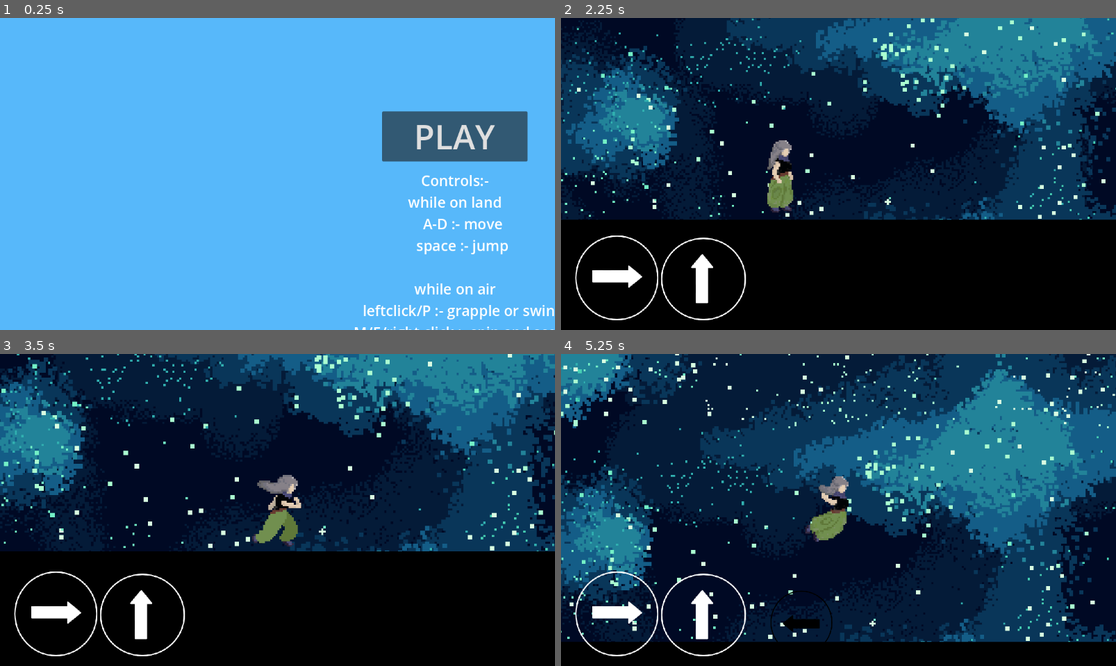
Above: before the commit, frames 1-4 (two rows, left to right).
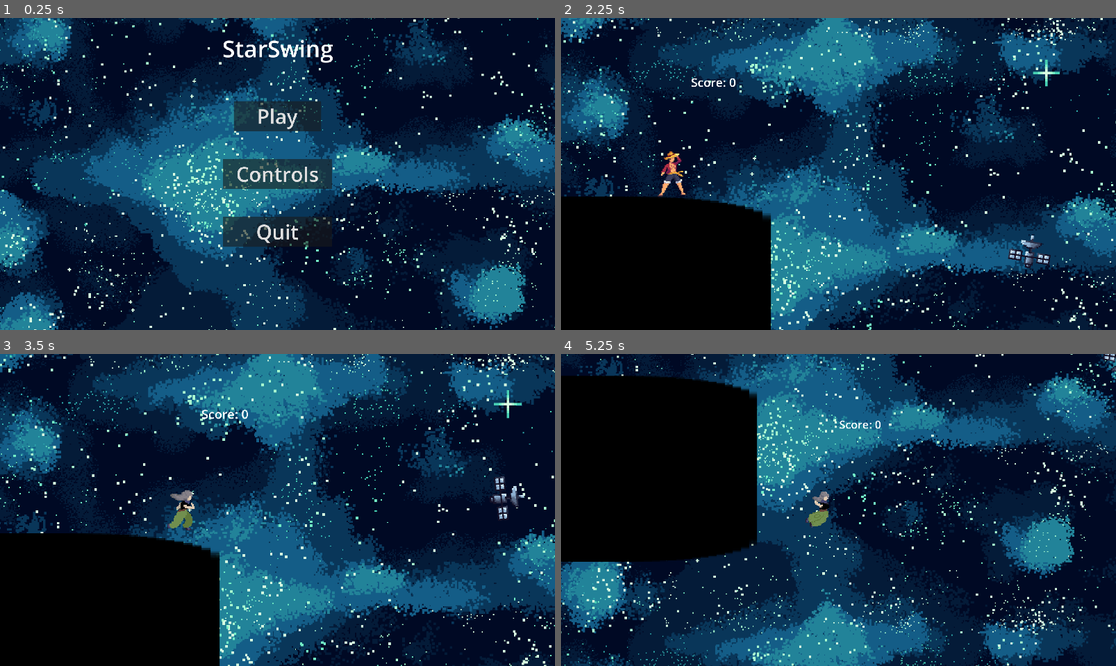
Above: after the commit, the same moments.

Repository: Shubh-2799/rep
Game: Godot game, scene res://mainmenu.tscn
The game is run twice, just before and just after one commit, with the same random seed, the same clock (stepped at 60 frames per second) and the same inputs. Before the commit the project starts from res://controls.tscn. The engine's default icon, where the game draws it, is replaced by a stand-in: a white triangle on a blue panel in a dark square.
Inputs (mouse positions are in pixels of both pictures, inside the frame that each line leads up to):
- Up to frame 1 (0.25 s): no input
- Up to frame 2 (2.25 s): click (838, 174) at 0.5 s, where only the run after the commit has a clickable "Controls"; click (838, 258) at 1.25 s, where only the run after the commit has a clickable "BACK"; click "PLAY" (after the commit: "Play") at 2 s
- Up to frame 3 (3.5 s): move the mouse to (399, 494) at 2.77 s; hold Right (ui_right) from 2.78 s (still down); hold M (flip) from 2.78 s (still down); tap F (dash) at 2.85 s
- Up to frame 4 (5.25 s): move the mouse to (727, 525) at 3.52 s; release M (flip) at 3.53 s; tap M (flip) at 3.6 s; click (727, 525) at 3.8 s; move the mouse to (894, 441) at 4.27 s; release Right (ui_right) at 4.28 s; hold Left (ui_left) 4.28-5.03 s; click (894, 441) at 4.35 s; tap Space (spacebar) at 4.55, 5.1 s; move the mouse to (810, 572) at 5.02 s; hold Right (ui_right) from 5.03 s (still down)

The runs differ from the first frame. In frame 1, 100% of the frame differs, in the area x 0-100%, y 0-100%; in frame 2, 65%; in frame 3, 62%; in frame 4, 78%.

Commit message:
main menu concept

Diff:
--- a/a.gd
+++ b/a.gd
@@ -13,3 +13,7 @@
 
 func _on_button_pressed() -> void:
 	get_tree().change_scene_to_file("res://node_2d.tscn")
+
+
+func _on_mainmenu_pressed() -> void:
+	get_tree().change_scene_to_file("res://mainmenu.tscn")
--- a/a.tscn
+++ b/a.tscn
@@ -1,43 +1,109 @@
-[gd_scene load_steps=4 format=3 uid="uid://bu2qyavledtmi"]
+[gd_scene load_steps=9 format=3 uid="uid://bu2qyavledtmi"]
 
 [ext_resource type="Script" path="res://a.gd" id="1_6dpg8"]
-[ext_resource type="Texture2D" uid="uid://dl5e86vak13bh" path="res://Glacial-mountains-parallax-background_vnitti/Layers/sky_lightened.png" id="2_1aru6"]
+[ext_resource type="Texture2D" uid="uid://drnu8mdcqlvvd" path="res://parallax/webp/space_background6.webp" id="2_mtkki"]
+[ext_resource type="Texture2D" uid="uid://dj12gf74154gn" path="res://parallax/webp/space_background5.webp" id="3_0bpt8"]
 [ext_resource type="Script" path="res://awq.gd" id="3_wsqkw"]
+[ext_resource type="Texture2D" uid="uid://debo3vmqp07g4" path="res://parallax/webp/space_background4.webp" id="4_0yo36"]
+[ext_resource type="Texture2D" uid="uid://cpdubros36ch6" path="res://parallax/webp/space_background3.webp" id="5_qsbpn"]
+[ext_resource type="Texture2D" uid="uid://c7qotarkh3nxk" path="res://parallax/webp/space_background2.webp" id="6_qu6y2"]
+[ext_resource type="Texture2D" uid="uid://bam80hche0sop" path="res://parallax/webp/space_background1.webp" id="7_m440t"]
 
 [node name="CanvasLayer" type="CanvasLayer"]
 script = ExtResource("1_6dpg8")
 
-[node name="TextureRect" type="TextureRect" parent="."]
-offset_right = 1980.0
-offset_bottom = 1080.0
-texture = ExtResource("2_1aru6")
+[node name="Sprite2D" type="Sprite2D" parent="."]
+self_modulate = Color(1, 1, 1, 0.643137)
+position = Vector2(1442, 553)
+scale = Vector2(4, 4)
+texture = ExtResource("2_mtkki")
 
-[node name="Button" type="Button" parent="."]
-offset_left = 871.0
-offset_top = 667.0
-offset_right = 1240.0
-offset_bottom = 804.0
+[node name="Sprite2D2" type="Sprite2D" parent="."]
+self_modulate = Color(1, 1, 1, 0.643137)
+position = Vector2(1442, 553)
+scale = Vector2(4, 4)
+texture = ExtResource("3_0bpt8")
+
+[node name="Sprite2D3" type="Sprite2D" parent="."]
+self_modulate = Color(1, 1, 1, 0.643137)
+position = Vector2(1442, 553)
+scale = Vector2(4, 4)
+texture = ExtResource("4_0yo36")
+
+[node name="Sprite2D4" type="Sprite2D" parent="."]
+self_modulate = Color(1, 1, 1, 0.643137)
+position = Vector2(1442, 553)
+scale = Vector2(4, 4)
+texture = ExtResource("5_qsbpn")
+
+[node name="Sprite2D5" type="Sprite2D" parent="."]
+self_modulate = Color(1, 1, 1, 0.643137)
+position = Vector2(1442, 553)
+scale = Vector2(4, 4)
+texture = ExtResource("6_qu6y2")
+
+[node name="Sprite2D6" type="Sprite2D" parent="."]
+self_modulate = Color(1, 1, 1, 0.643137)
+position = Vector2(1442, 553)
+scale = Vector2(4, 4)
+texture = ExtResource("7_m440t")
+
+[node name="Retry" type="Button" parent="."]
+anchors_preset = 8
+anchor_left = 0.5
+anchor_top = 0.5
+anchor_right = 0.5
+anchor_bottom = 0.5
+offset_left = -183.0
+offset_top = 54.0
+offset_right = 186.0
+offset_bottom = 191.0
+grow_horizontal = 2
+grow_vertical = 2
 theme_override_font_sizes/font_size = 50
 text = "RETRY"
 
+[node name="Mainmenu" type="Button" parent="."]
+anchors_preset = 8
+anchor_left = 0.5
+anchor_top = 0.5
+anchor_right = 0.5
+anchor_bottom = 0.5
+offset_left = -183.0
+offset_top = 254.0
+offset_right = 186.0
+offset_bottom = 391.0
+grow_horizontal = 2
+grow_vertical = 2
+theme_override_font_sizes/font_size = 50
+text = "Main Menu"
+
 [node name="Label" type="Label" parent="."]
-offset_left = 535.0
-offset_top = 179.0
-offset_right = 1572.0
-offset_bottom = 380.0
+anchors_preset = 5
+anchor_left = 0.5
+anchor_right = 0.5
+offset_left = -518.5
+offset_right = 518.5
+offset_bottom = 201.0
+grow_horizontal = 2
 theme_override_font_sizes/font_size = 100
 text = "DED"
 horizontal_alignment = 1
 vertical_alignment = 1
 
 [node name="Label2" type="Label" parent="."]
-offset_left = 702.0
-offset_top = 417.0
-offset_right = 1335.0
-offset_bottom = 573.0
+anchors_preset = 5
+anchor_left = 0.5
+anchor_right = 0.5
+offset_left = -326.0
+offset_top = 285.0
+offset_right = 307.0
+offset_bottom = 441.0
+grow_horizontal = 2
 theme_override_font_sizes/font_size = 50
 horizontal_alignment = 1
 vertical_alignment = 1
 script = ExtResource("3_wsqkw")
 
-[connection signal="pressed" from="Button" to="." method="_on_button_pressed"]
+[connection signal="pressed" from="Retry" to="." method="_on_button_pressed"]
+[connection signal="pressed" from="Mainmenu" to="." method="_on_mainmenu_pressed"]
--- a/camera_2d.gd
+++ b/camera_2d.gd
@@ -13,10 +13,10 @@
 
 # Called every frame. 'delta' is the elapsed time since the previous frame.
 func _process(delta: float) -> void:
-	var speed = player.velocity.length()
-	if player.velocity.y < 0:
+	var speed = player.velocity.length() * 0.7
+	if not player.velocity.x == 95:
 		var t = clamp(speed/max_speed , 0.0 , 1.0)
 		var target_zoom = min_zoom.lerp(max_zoom , t)
-		zoom = zoom.lerp(target_zoom,1.0 * delta)
+		zoom = zoom.lerp(target_zoom,1.0* delta)
 	else:
 		zoom = zoom.lerp(Vector2(1.2,1.2), 1.0 * delta)
--- a/controls.gd
+++ b/controls.gd
@@ -3,7 +3,9 @@
 
 # Called when the node enters the scene tree for the first time.
 func _ready() -> void:
-	pass # Replace with function body.
+	$Back.visible = false
+	$Back.disabled = true
+	$Label.visible = false
 
 
 # Called every frame. 'delta' is the elapsed time since the previous frame.
@@ -13,3 +15,33 @@
 
 func _on_button_pressed() -> void:
 	get_tree().change_scene_to_file("res://node_2d.tscn")
+
+
+func _on_quit_pressed() -> void:
+	get_tree().quit()
+
+
+func _on_controls_pressed() -> void:
+	$StarSwing.visible = false
+	$Play.visible = false
+	$Play.disabled = true
+	$Controls.visible = false
+	$Controls.disabled = true
+	$Quit.visible = false
+	$Quit.disabled = true
+	$Back.visible = true
+	$Back.disabled = false
+	$Label.visible = true
+
+
+func _on_back_pressed() -> void:
+	$StarSwing.visible = true
+	$Play.visible = true
+	$Play.disabled = false
+	$Controls.visible = true
+	$Controls.disabled = false
+	$Quit.visible = true
+	$Quit.disabled = false
+	$Back.visible = false
+	$Back.disabled = true
+	$Label.visible = false
--- a/controls.tscn
+++ /dev/null
@@ -1,41 +0,0 @@
-[gd_scene load_steps=3 format=3 uid="uid://d1anyf7w3dqas"]
-
-[ext_resource type="Script" path="res://controls.gd" id="1_3wfta"]
-[ext_resource type="Texture2D" uid="uid://dl5e86vak13bh" path="res://Glacial-mountains-parallax-background_vnitti/Layers/sky_lightened.png" id="1_45nsa"]
-
-[node name="CanvasLayer" type="CanvasLayer"]
-script = ExtResource("1_3wfta")
-
-[node name="TextureRect" type="TextureRect" parent="."]
-offset_right = 1980.0
-offset_bottom = 1080.0
-texture = ExtResource("1_45nsa")
-
-[node name="Button" type="Button" parent="."]
-offset_left = 793.0
-offset_top = 194.0
-offset_right = 1095.0
-offset_bottom = 283.0
-theme_override_font_sizes/font_size = 70
-text = "PLAY"
-
-[node name="Label" type="Label" parent="."]
-offset_left = 368.0
-offset_top = 213.0
-offset_right = 1521.0
-offset_bottom = 867.0
-theme_override_font_sizes/font_size = 30
-text = "Controls:-
-while on land
-    A-D :- move
-    space :- jump
-
-while on air
-    leftclick/P :- grapple or swing
-    M/E/right click :- spin and score
-    F/Shift/Ctrl :- dash
-while dashing, your player is [title card]"
-horizontal_alignment = 1
-vertical_alignment = 1
-
-[connection signal="pressed" from="Button" to="." method="_on_button_pressed"]
--- a/grapple.gd
+++ b/grapple.gd
@@ -50,6 +50,7 @@
 			if Input.is_action_just_pressed("left click"):
 				pass
 		if Input.is_action_just_pressed("left click"):
+			raycast.force_shapecast_update()
 			if raycast.is_colliding():
 				collider = raycast.get_collider(0)
 				$"../AnimatedSprite2D".flip_h = false
--- /dev/null
+++ b/mainmenu.tscn
@@ -0,0 +1,145 @@
+[gd_scene load_steps=8 format=3 uid="uid://d1anyf7w3dqas"]
+
+[ext_resource type="Script" path="res://controls.gd" id="1_wn4qo"]
+[ext_resource type="Texture2D" uid="uid://drnu8mdcqlvvd" path="res://parallax/webp/space_background6.webp" id="2_uobxs"]
+[ext_resource type="Texture2D" uid="uid://dj12gf74154gn" path="res://parallax/webp/space_background5.webp" id="3_ivvq0"]
+[ext_resource type="Texture2D" uid="uid://debo3vmqp07g4" path="res://parallax/webp/space_background4.webp" id="4_m6njn"]
+[ext_resource type="Texture2D" uid="uid://cpdubros36ch6" path="res://parallax/webp/space_background3.webp" id="5_qexim"]
+[ext_resource type="Texture2D" uid="uid://c7qotarkh3nxk" path="res://parallax/webp/space_background2.webp" id="6_rmcuu"]
+[ext_resource type="Texture2D" uid="uid://bam80hche0sop" path="res://parallax/webp/space_background1.webp" id="7_hkeev"]
+
+[node name="CanvasLayer" type="CanvasLayer"]
+script = ExtResource("1_wn4qo")
+
+[node name="Sprite2D" type="Sprite2D" parent="."]
+position = Vector2(1442, 553)
+scale = Vector2(4, 4)
+texture = ExtResource("2_uobxs")
+
+[node name="Sprite2D2" type="Sprite2D" parent="."]
+position = Vector2(1442, 553)
+scale = Vector2(4, 4)
+texture = ExtResource("3_ivvq0")
+
+[node name="Sprite2D3" type="Sprite2D" parent="."]
+position = Vector2(1442, 553)
+scale = Vector2(4, 4)
+texture = ExtResource("4_m6njn")
+
+[node name="Sprite2D4" type="Sprite2D" parent="."]
+position = Vector2(1442, 553)
+scale = Vector2(4, 4)
+texture = ExtResource("5_qexim")
+
+[node name="Sprite2D5" type="Sprite2D" parent="."]
+position = Vector2(1442, 553)
+scale = Vector2(4, 4)
+texture = ExtResource("6_rmcuu")
+
+[node name="Sprite2D6" type="Sprite2D" parent="."]
+position = Vector2(1442, 553)
+scale = Vector2(4, 4)
+texture = ExtResource("7_hkeev")
+
+[node name="Play" type="Button" parent="."]
+anchors_preset = 8
+anchor_left = 0.5
+anchor_top = 0.5
+anchor_right = 0.5
+anchor_bottom = 0.5
+offset_left = -151.0
+offset_top = -252.0
+offset_right = 151.0
+offset_bottom = -148.0
+grow_horizontal = 2
+grow_vertical = 2
+theme_override_font_sizes/font_size = 70
+text = "Play
+"
+
+[node name="Controls" type="Button" parent="."]
+anchors_preset = 8
+anchor_left = 0.5
+anchor_top = 0.5
+anchor_right = 0.5
+anchor_bottom = 0.5
+offset_left = -189.0
+offset_top = -52.0
+offset_right = 189.0
+offset_bottom = 52.0
+grow_horizontal = 2
+grow_vertical = 2
+theme_override_font_sizes/font_size = 70
+text = "Controls"
+
+[node name="Quit" type="Button" parent="."]
+anchors_preset = 8
+anchor_left = 0.5
+anchor_top = 0.5
+anchor_right = 0.5
+anchor_bottom = 0.5
+offset_left = -189.0
+offset_top = 148.0
+offset_right = 189.0
+offset_bottom = 252.0
+grow_horizontal = 2
+grow_vertical = 2
+theme_override_font_sizes/font_size = 70
+text = "Quit
+"
+
+[node name="Back" type="Button" parent="."]
+visible = false
+anchors_preset = 8
+anchor_left = 0.5
+anchor_top = 0.5
+anchor_right = 0.5
+anchor_bottom = 0.5
+offset_left = -189.0
+offset_top = 242.0
+offset_right = 189.0
+offset_bottom = 346.0
+grow_horizontal = 2
+grow_vertical = 2
+theme_override_font_sizes/font_size = 70
+text = "BACK"
+
+[node name="Label" type="Label" parent="."]
+visible = false
+anchors_preset = 5
+anchor_left = 0.5
+anchor_right = 0.5
+offset_left = -576.5
+offset_right = 576.5
+offset_bottom = 854.0
+grow_horizontal = 2
+theme_override_font_sizes/font_size = 30
+text = "Controls:-
+while on land
+    A-D :- move
+    space :- jump
+
+while on air
+    leftclick/P :- grapple or swing
+    M/E/right click :- spin and score
+    F/Shift/Ctrl :- dash
+while dashing, your player is [title card]"
+horizontal_alignment = 1
+vertical_alignment = 1
+
+[node name="StarSwing" type="Label" parent="."]
+anchors_preset = 5
+anchor_left = 0.5
+anchor_right = 0.5
+offset_left = -191.5
+offset_top = 50.0
+offset_right = 191.5
+offset_bottom = 160.0
+grow_horizontal = 2
+theme_override_font_sizes/font_size = 80
+text = "StarSwing"
+
+[connection signal="pressed" from="Play" to="." method="_on_button_pressed"]
+[connection signal="pressed" from="Controls" to="." method="_on_controls_pressed"]
+[connection signal="pressed" from="Quit" to="." method="_on_quit_pressed"]
+[connection signal="pressed" from="Back" to="." method="_on_back_pressed"]
--- a/node_2d.gd
+++ b/node_2d.gd
@@ -3,11 +3,9 @@
 @export var obstacle_scene: PackedScene
 @export var satellite_scene: PackedScene
 @export var spinasteroid_scene: PackedScene
-@export var static_body_scene: PackedScene  # Preloaded StaticBody2D scene
-@export var spawn_distance: float = 500  # Distance ahead of player to spawn
+@export var static_body_scene: PackedScene  # Preloaded StaticBody2D scene# Distance ahead of player to spawn
 @export var despawn_distance: float = 700  # Distance behind player to despawn
 @export var min_gap: float = 100  # Minimum gap between spawns
-@export var object_count: int = 10
 var new_body_name
 var dedzone: int = 2000
 var player: CharacterBody2D
@@ -64,14 +62,11 @@
 	despawn_old_objects()
 
 func spawn_if_needed():
-	if new_body_name == "platform":
-		spawn_distance = 3400
-	else:
-		spawn_distance = 1000
+	var spawn_distance = clamp(player.velocity.length() * 2 , 1200 , 2000)
+	var num_to_spawn := 50
 
-	var num_to_spawn := 6
-
-	if player.global_position.x + spawn_distance > last_spawn_x + min_gap and object_count >= num_to_spawn:
+	# Only check distance, not object_count
+	if player.global_position.x + spawn_distance > last_spawn_x + min_gap:
 		var current_y = player.global_position.y + randf_range(-3600, -1600)
 
 		for i in range(num_to_spawn):
@@ -79,12 +74,11 @@
 			var new_body
 			var new_body_name: String
 
-			# Instantiate based on selection
 			if selection == 21 and platformspawning:
 				new_body = street_lamp_scene.instantiate()
 				new_body_name = "platform"
 			elif selection == 3:
-				var obstacle_selection = randi_range(1,4)
+				var obstacle_selection = randi_range(1, 4)
 				if obstacle_selection == 1:
 					new_body = satellite_scene.instantiate()
 					new_body_name = "satellite"
@@ -101,34 +95,34 @@
 			# Scaling
 			var xscale: float
 			var yscale: float
-			if selection != 2:
-				if new_body_name == "obstacle":
-					xscale = randf_range(0.01 , 0.02)
-					yscale = randf_range(0.08 , 0.1)
-				elif new_body_name == "satellite":
-					xscale = 5
-					yscale = 5
-				elif new_body_name == "spinasteroid":
-					xscale = 2
-					yscale = 2
-				else:
-					xscale = 0.059
-					yscale = 0.415
+			if new_body_name == "obstacle":
+				xscale = randf_range(0.01 , 0.02)
+				yscale = randf_range(0.08 , 0.1)
+			elif new_body_name == "satellite":
+				xscale = 5
+				yscale = 5
+			elif new_body_name == "spinasteroid":
+				xscale = 2
+				yscale = 2
 			elif new_body_name == "platform":
 				xscale = randf_range(-0.7, -0.9)
 				yscale = 0.03
+			else:
+				xscale = 0.059
+				yscale = 0.415
 
 			new_body.scale = Vector2(xscale, yscale)
 
-			# Y-position variation
+			# Y-position
 			if new_body_name == "spinasteroid":
 				current_y += randf_range(100, 400)
 			else:
 				current_y += randf_range(500, 1000)
 
-			# X-position with slight random offset
+			# X-position
+			var x_pos: float
 			if new_body_name == "spinasteroid":
-				x_pos = player.global_position.x + spawn_distance + randf_range(1000,1200)
+				x_pos = player.global_position.x + spawn_distance + randf_range(1000, 1200)
 			else:
 				x_pos = player.global_position.x + spawn_distance + randf_range(-100, 100)
 
@@ -142,13 +136,11 @@
 			add_child(new_body)
 			spawned_objects.append(new_body)
 			last_spawn_x = max(last_spawn_x, new_body.global_position.x)
-			object_count -= 1
 
 func despawn_old_objects():
 	for obj in spawned_objects:
 		if obj.global_position.x < player.global_position.x - despawn_distance:
 			obj.queue_free()
-			object_count += 1
 			spawned_objects.erase(obj)
 
 
--- a/node_2d.tscn
+++ b/node_2d.tscn
@@ -30,13 +30,11 @@
 satellite_scene = ExtResource("17_g8w02")
 spinasteroid_scene = ExtResource("18_2e5kv")
 static_body_scene = ExtResource("2_c3sqa")
-spawn_distance = 1000.0
-despawn_distance = 2000.0
+despawn_distance = 1600.0
 min_gap = 500.0
-object_count = 30
 
 [node name="CharacterBody2D" parent="." instance=ExtResource("4_1ihy7")]
-position = Vector2(443, 154)
+position = Vector2(373, 268)
 
 [node name="Camera2D" type="Camera2D" parent="CharacterBody2D"]
 position = Vector2(-3.05176e-05, 3.05176e-05)
@@ -53,7 +51,7 @@
 offset_bottom = 25.6176
 
 [node name="StaticBody2D3" type="StaticBody2D" parent="."]
-position = Vector2(44, 595)
+position = Vector2(-1112, 686)
 scale = Vector2(2.09797, -5.23054)
 collision_layer = 4
 collision_mask = 4
@@ -83,7 +81,6 @@
 script = ExtResource("5_hyhja")
 
 [node name="Label3" type="Label" parent="."]
-visible = false
 offset_left = 1770.0
 offset_top = 402.0
 offset_right = 1865.0
@@ -94,7 +91,6 @@
 vertical_alignment = 1
 
 [node name="Label2" type="Label" parent="."]
-visible = false
 offset_left = 1976.0
 offset_top = 180.0
 offset_right = 2235.0
--- a/player.tscn
+++ b/player.tscn
@@ -1,10 +1,10 @@
-[gd_scene load_steps=39 format=3 uid="uid://c04vtr65erpfu"]
+[gd_scene load_steps=58 format=3 uid="uid://c04vtr65erpfu"]
 
 [ext_resource type="Script" path="res://character_body_2d.gd" id="1_o5ldr"]
 [ext_resource type="Texture2D" uid="uid://kd6bkiwxiixv" path="res://dash-0002.png" id="2_vj5d7"]
-[ext_resource type="Texture2D" uid="uid://b4ovc783j7ggq" path="res://Sprite-idle-Sheet (1).png" id="2_wswbc"]
 [ext_resource type="Script" path="res://grapple.gd" id="3_mhyeh"]
 [ext_resource type="Texture2D" uid="uid://dluhf32xosvfe" path="res://jump_and_fall_ (1).png" id="3_nf1p1"]
+[ext_resource type="Texture2D" uid="uid://cmynubsrh4xis" path="res://luffy_-Sheet.webp" id="4_1f47x"]
 [ext_resource type="Texture2D" uid="uid://n88f7tkm3jow" path="res://run-Sheet.png" id="4_gch6q"]
 [ext_resource type="Script" path="res://label_3.gd" id="5_8j2b2"]
 [ext_resource type="Texture2D" uid="uid://cb43qadyt105d" path="res://swing_sprites.png" id="5_76hex"]
@@ -17,17 +17,93 @@
 atlas = ExtResource("3_nf1p1")
 region = Rect2(81, 0, 33, 49)
 
-[sub_resource type="AtlasTexture" id="AtlasTexture_syy2b"]
-atlas = ExtResource("2_wswbc")
-region = Rect2(21, 0, 21, 49)
-
-[sub_resource type="AtlasTexture" id="AtlasTexture_futgj"]
-atlas = ExtResource("2_wswbc")
-region = Rect2(84, 0, 21, 49)
-
-[sub_resource type="AtlasTexture" id="AtlasTexture_ygfft"]
-atlas = ExtResource("2_wswbc")
-region = Rect2(147, 0, 21, 49)
+[sub_resource type="AtlasTexture" id="AtlasTexture_og1p6"]
+atlas = ExtResource("4_1f47x")
+region = Rect2(0, 0, 29, 45)
+
+[sub_resource type="AtlasTexture" id="AtlasTexture_tk6nq"]
+atlas = ExtResource("4_1f47x")
+region = Rect2(29, 0, 29, 45)
+
+[sub_resource type="AtlasTexture" id="AtlasTexture_q12tc"]
+atlas = ExtResource("4_1f47x")
+region = Rect2(58, 0, 29, 45)
+
+[sub_resource type="AtlasTexture" id="AtlasTexture_3koe5"]
+atlas = ExtResource("4_1f47x")
+region = Rect2(87, 0, 29, 45)
+
+[sub_resource type="AtlasTexture" id="AtlasTexture_f86ax"]
+atlas = ExtResource("4_1f47x")
+region = Rect2(116, 0, 29, 45)
+
+[sub_resource type="AtlasTexture" id="AtlasTexture_pju4p"]
+atlas = ExtResource("4_1f47x")
+region = Rect2(145, 0, 29, 45)
+
+[sub_resource type="AtlasTexture" id="AtlasTexture_mg2sw"]
+atlas = ExtResource("4_1f47x")
+region = Rect2(174, 0, 29, 45)
+
+[sub_resource type="AtlasTexture" id="AtlasTexture_wu2op"]
+atlas = ExtResource("4_1f47x")
+region = Rect2(203, 0, 29, 45)
+
+[sub_resource type="AtlasTexture" id="AtlasTexture_w7sba"]
+atlas = ExtResource("4_1f47x")
+region = Rect2(232, 0, 29, 45)
+
+[sub_resource type="AtlasTexture" id="AtlasTexture_mgp0g"]
+atlas = ExtResource("4_1f47x")
+region = Rect2(261, 0, 29, 45)
+
+[sub_resource type="AtlasTexture" id="AtlasTexture_lg0iw"]
+atlas = ExtResource("4_1f47x")
+region = Rect2(290, 0, 29, 45)
+
+[sub_resource type="AtlasTexture" id="AtlasTexture_fid71"]
+atlas = ExtResource("4_1f47x")
+region = Rect2(319, 0, 29, 45)
+
+[sub_resource type="AtlasTexture" id="AtlasTexture_8yxy0"]
+atlas = ExtResource("4_1f47x")
+region = Rect2(348, 0, 29, 45)
+
+[sub_resource type="AtlasTexture" id="AtlasTexture_gvijs"]
+atlas = ExtResource("4_1f47x")
+region = Rect2(377, 0, 29, 45)
+
+[sub_resource type="AtlasTexture" id="AtlasTexture_hfhio"]
+atlas = ExtResource("4_1f47x")
+region = Rect2(406, 0, 29, 45)
+
+[sub_resource type="AtlasTexture" id="AtlasTexture_v8bdx"]
+atlas = ExtResource("4_1f47x")
+region = Rect2(435, 0, 29, 45)
+
+[sub_resource type="AtlasTexture" id="AtlasTexture_mep6w"]
+atlas = ExtResource("4_1f47x")
+region = Rect2(464, 0, 29, 45)
+
+[sub_resource type="AtlasTexture" id="AtlasTexture_en4vw"]
+atlas = ExtResource("4_1f47x")
+region = Rect2(493, 0, 29, 45)
+
+[sub_resource type="AtlasTexture" id="AtlasTexture_qmkey"]
+atlas = ExtResource("4_1f47x")
+region = Rect2(522, 0, 29, 45)
+
+[sub_resource type="AtlasTexture" id="AtlasTexture_rv38m"]
+atlas = ExtResource("4_1f47x")
+region = Rect2(551, 0, 29, 45)
+
+[sub_resource type="AtlasTexture" id="AtlasTexture_030e4"]
+atlas = ExtResource("4_1f47x")
+region = Rect2(580, 0, 29, 45)
+
+[sub_resource type="AtlasTexture" id="AtlasTexture_bvmwg"]
+atlas = ExtResource("4_1f47x")
+region = Rect2(609, 0, 29, 45)
 
 [sub_resource type="AtlasTexture" id="AtlasTexture_77suw"]
 atlas = ExtResource("5_76hex")
@@ -112,17 +188,74 @@
 }, {
 "frames": [{
 "duration": 1.0,
-"texture": SubResource("AtlasTexture_syy2b")
-}, {
-"duration": 1.0,
-"texture": SubResource("AtlasTexture_futgj")
-}, {
-"duration": 1.0,
-"texture": SubResource("AtlasTexture_ygfft")
+"texture": SubResource("AtlasTexture_og1p6")
+}, {
+"duration": 1.0,
+"texture": SubResource("AtlasTexture_tk6nq")
+}, {
+"duration": 1.0,
+"texture": SubResource("AtlasTexture_q12tc")
+}, {
+"duration": 1.0,
+"texture": SubResource("AtlasTexture_3koe5")
+}, {
+"duration": 1.0,
+"texture": SubResource("AtlasTexture_f86ax")
+}, {
+"duration": 1.0,
+"texture": SubResource("AtlasTexture_pju4p")
+}, {
+"duration": 1.0,
+"texture": SubResource("AtlasTexture_mg2sw")
+}, {
+"duration": 1.0,
+"texture": SubResource("AtlasTexture_wu2op")
+}, {
+"duration": 1.0,
+"texture": SubResource("AtlasTexture_w7sba")
+}, {
+"duration": 1.0,
+"texture": SubResource("AtlasTexture_mgp0g")
+}, {
+"duration": 1.0,
+"texture": SubResource("AtlasTexture_lg0iw")
+}, {
+"duration": 1.0,
+"texture": SubResource("AtlasTexture_fid71")
+}, {
+"duration": 1.0,
+"texture": SubResource("AtlasTexture_8yxy0")
+}, {
+"duration": 1.0,
+"texture": SubResource("AtlasTexture_gvijs")
+}, {
+"duration": 1.0,
+"texture": SubResource("AtlasTexture_hfhio")
+}, {
+"duration": 1.0,
+"texture": SubResource("AtlasTexture_v8bdx")
+}, {
+"duration": 1.0,
+"texture": SubResource("AtlasTexture_mep6w")
+}, {
+"duration": 1.0,
+"texture": SubResource("AtlasTexture_en4vw")
+}, {
+"duration": 1.0,
+"texture": SubResource("AtlasTexture_qmkey")
+}, {
+"duration": 1.0,
+"texture": SubResource("AtlasTexture_rv38m")
+}, {
+"duration": 1.0,
+"texture": SubResource("AtlasTexture_030e4")
+}, {
+"duration": 1.0,
+"texture": SubResource("AtlasTexture_bvmwg")
 }],
 "loop": true,
 "name": &"default",
-"speed": 14.0
+"speed": 19.0
 }, {
 "frames": [{
 "duration": 1.0,
--- a/project.godot
+++ b/project.godot
@@ -11,7 +11,7 @@
 [application]
 
 config/name="grapple"
-run/main_scene="res://controls.tscn"
+run/main_scene="res://mainmenu.tscn"
 config/features=PackedStringArray("4.3", "Mobile")
 config/icon="res://icon.svg"
 
@@ -19,6 +19,12 @@
 
 S="*res://s.gd"
 BgMusic="*res://bg_music.tscn"
+
+[display]
+
+window/size/viewport_width=1920
+window/size/viewport_height=1080
+window/size/mode=3
 
 [dotnet]
 
--- a/touchcontrols.tscn
+++ b/touchcontrols.tscn
@@ -3,14 +3,7 @@
 [ext_resource type="Texture2D" uid="uid://i0ovfara0gfe" path="res://button.png" id="1_pgp6n"]
 
 [node name="CanvasLayer" type="CanvasLayer"]
-
-[node name="Left" type="TouchScreenButton" parent="."]
-modulate = Color(0, 0, 0, 1)
-position = Vector2(424, 631)
-rotation = -1.5708
-scale = Vector2(0.6, 0.6)
-texture_normal = ExtResource("1_pgp6n")
-action = "ui_left"
+visible = false
 
 [node name="Control" type="Control" parent="."]
 layout_mode = 3
@@ -43,4 +36,4 @@
 [node name="Jump" type="TouchScreenButton" parent="Control2"]
 scale = Vector2(0.8, 0.8)
 texture_normal = ExtResource("1_pgp6n")
-action = "spacebar"
+action = "flip"
Binary file added: luffy_-Sheet.webp
Not shown, added: luffy_-Sheet.webp.import
Not shown, changed: grapple.exe
